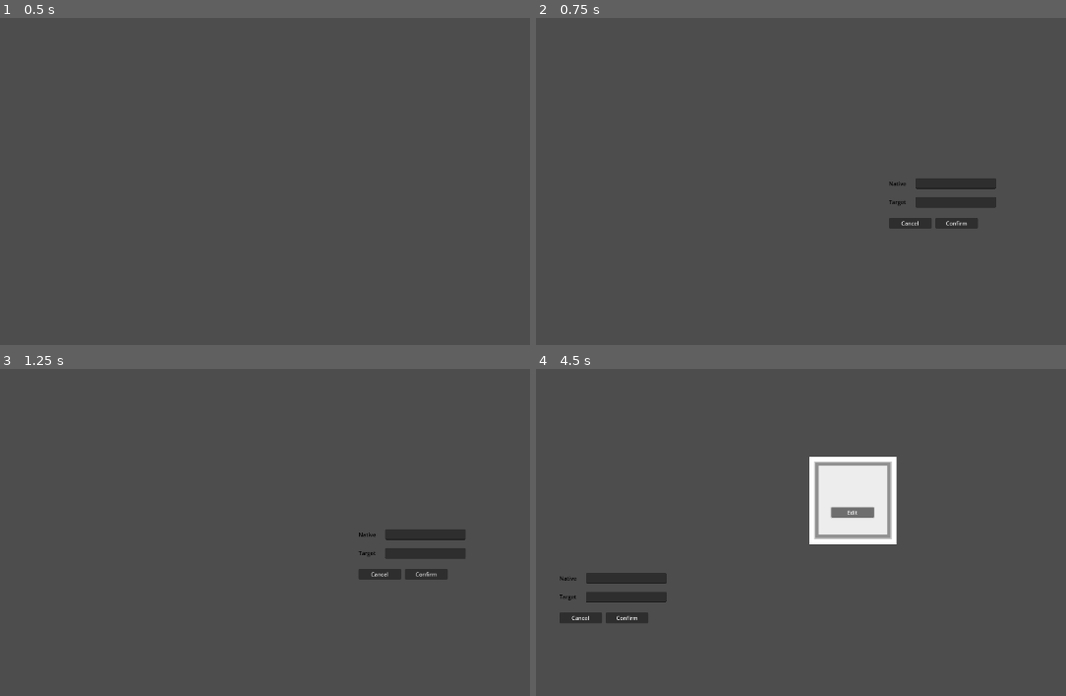
Above: before the commit, frames 1-4 (two rows, left to right).
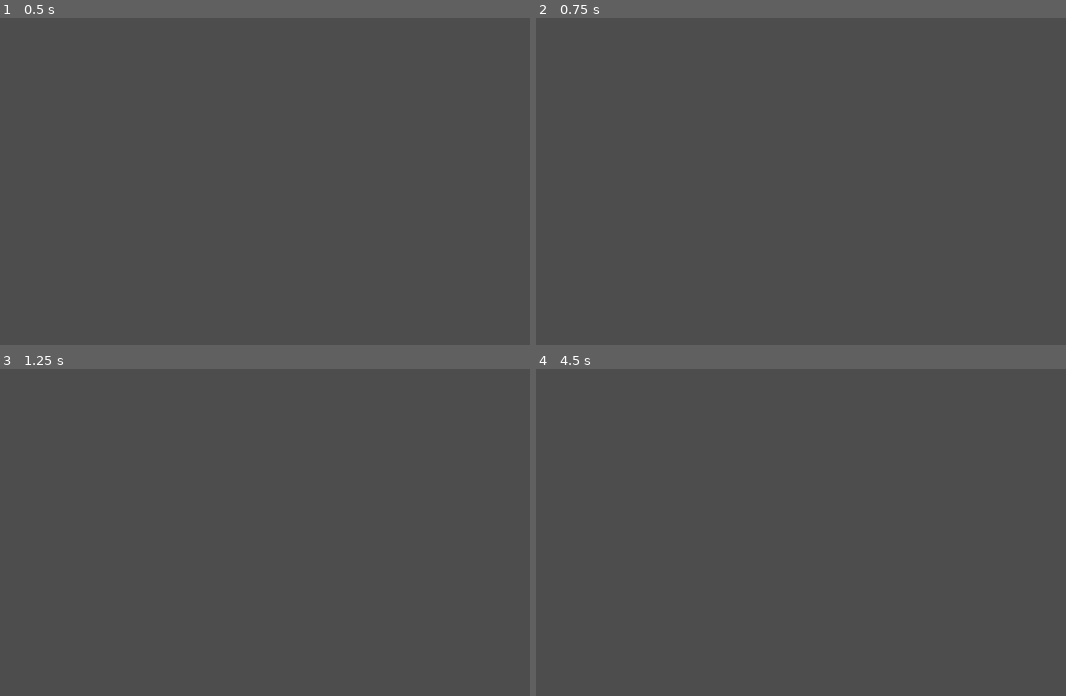
Above: after the commit, the same moments.

Repository: koljapluemer/vocab-city
Game: Godot game, scene res://scenes/map.tscn
The game is run twice, just before and just after one commit, with the same random seed, the same clock (stepped at 60 frames per second) and the same inputs.
Inputs (mouse positions are in pixels of both pictures, inside the frame that each line leads up to):
- Up to frame 1 (0.5 s): no input
- Up to frame 2 (0.75 s): tap Enter at 0.5 s; move the mouse to (891, 178) at 0.52 s; tap Down (camera_down) at 0.6 s; click (891, 178) at 0.67 s
- Up to frame 3 (1.25 s): tap Left (camera_left) at 0.8 s
- Up to frame 4 (4.5 s): click (960, 575) at 1.25 s, where only the run before the commit has a clickable "Confirm"; click (854, 512) at 2 s, where only the run before the commit has a clickable "Edit"; click (854, 512) at 2.75 s, where only the run before the commit has a clickable "Edit"; click (854, 512) at 3.5 s, where only the run before the commit has a clickable "Edit"; tap Space at 4.25 s; drag from (557, 571) to (679, 637) at 4.27 s

Frame 1 is identical in both runs. In frame 2, 1.5% of the frame differs, in the area x 66-87%, y 49-65%; in frame 3, 1.5%; in frame 4, 5.9%, in the area x 4-69%, y 26-78%.

Commit message:
add working camera with zoom and pan

Diff:
--- a/scenes/Camera2D.gd
+++ b/scenes/Camera2D.gd
@@ -1,18 +1,16 @@
 extends Camera2D
-const MOVE_SPEED = 1000
+var zoomSpeed: float = 0.02
+var zoomMin: float = 0.001
+var zoomMax: float = 2.0
+var dragSensitivity: float = 1.0
 
-# Called when the node enters the scene tree for the first time.
-func _ready():
-	pass # Replace with function body.
+func _input(event):
+	if event is InputEventMouseMotion and Input.is_mouse_button_pressed(MOUSE_BUTTON_LEFT):
+		position -= event.relative * dragSensitivity / zoom
+	if event is InputEventMouseButton:
+		if event.button_index == MOUSE_BUTTON_WHEEL_UP:
+			zoom += Vector2(zoomSpeed, zoomSpeed)
+		if event.button_index == MOUSE_BUTTON_WHEEL_DOWN:
+			zoom -= Vector2(zoomSpeed, zoomSpeed)
 
-
-# Called every frame. 'delta' is the elapsed time since the previous frame.
-func _process(delta):
-	if (Input.is_action_just_pressed("camera_up")):
-		global_position += Vector2.UP * delta * MOVE_SPEED
-	if (Input.is_action_just_pressed("camera_down")):
-		global_position += Vector2.DOWN * delta * MOVE_SPEED
-	if (Input.is_action_just_pressed("camera_right")):
-		global_position += Vector2.RIGHT * delta * MOVE_SPEED
-	if (Input.is_action_just_pressed("camera_left")):
-		global_position += Vector2.LEFT * delta * MOVE_SPEED
+		zoom = clamp(zoom, Vector2(zoomMin, zoomMin), Vector2(zoomMax, zoomMax))
--- a/scenes/map.gd
+++ b/scenes/map.gd
@@ -12,17 +12,15 @@
 	print("TileMap ready")
 
 func _physics_process(_delta):
-	if (Input.is_action_just_pressed("mb_left")):
+	if (Input.is_action_just_pressed("mb_right")):
 		var pos = get_global_mouse_position()
 		if !editModeActive && is_tile_free(local_to_map(pos)):
 			editModeActive = true
-			#add_vocab_node("Maus", "Mouse", get_global_mouse_position().x, get_global_mouse_position().y)
 
 			open_dialog(pos.x, pos.y)
 			save_vocabs()
-
-	if (Input.is_action_just_pressed("mb_right")):
-		delete_tile(get_global_mouse_position())
+		else:
+			delete_tile(get_global_mouse_position())
 
 
 func delete_tile(pos):
